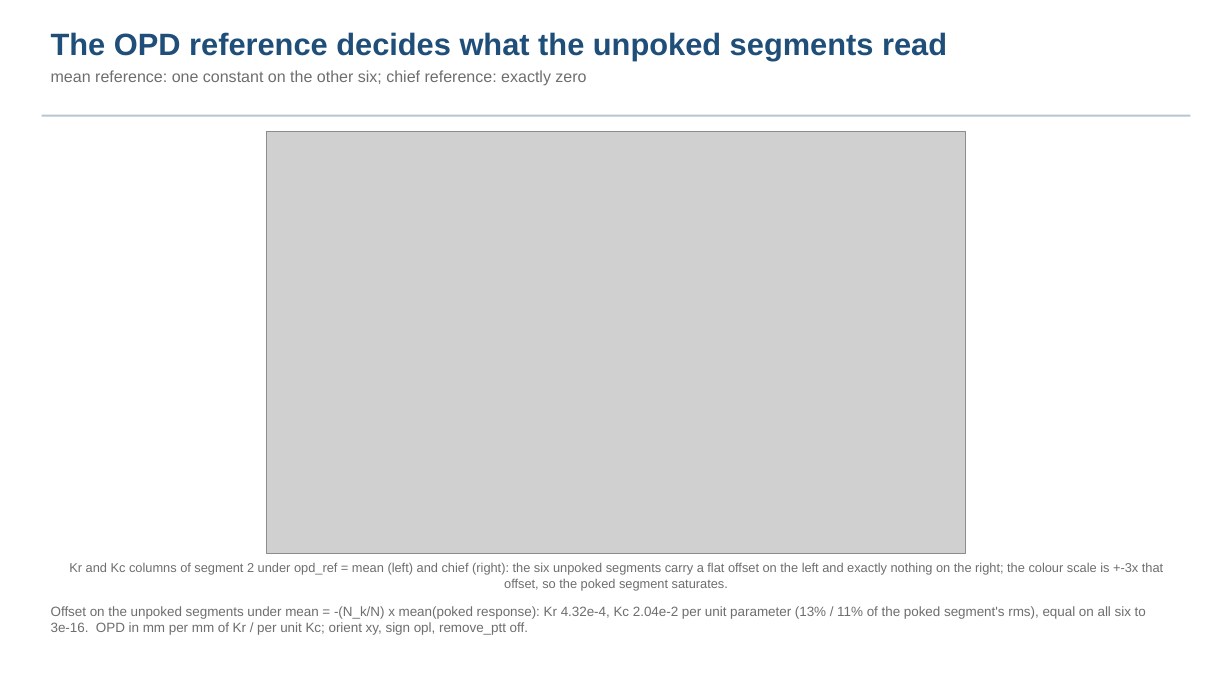
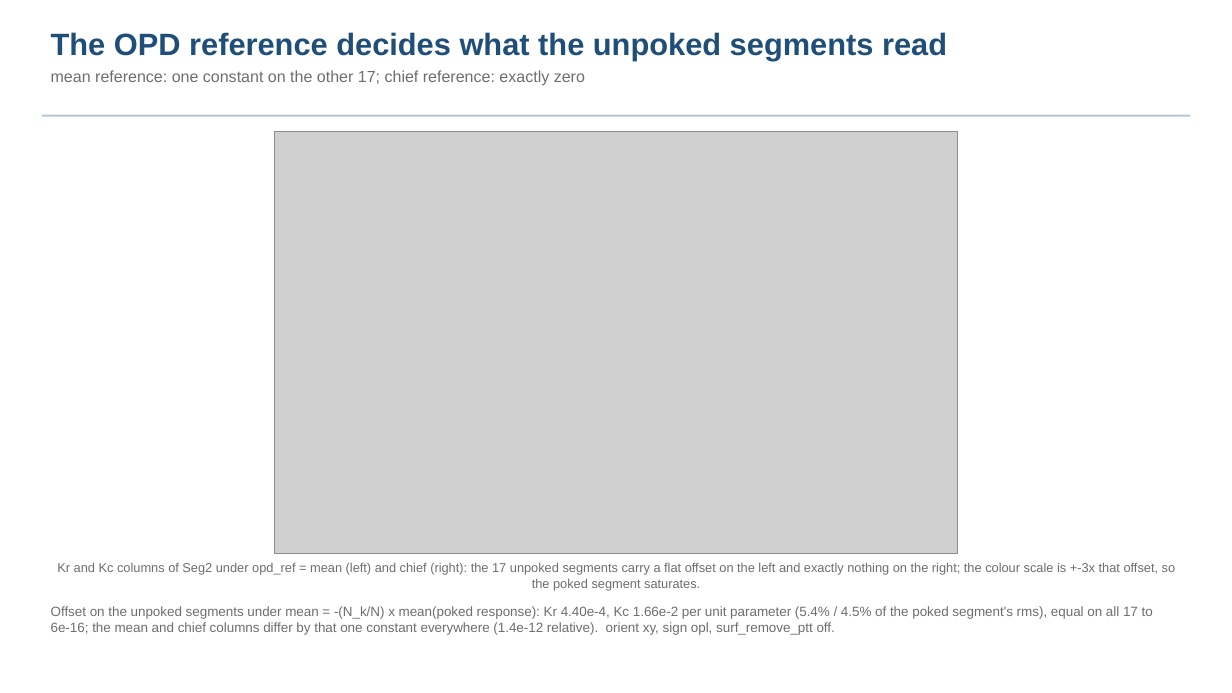
Before and after one commit to nasa-jpl/macos, a slide deck: slide 2 of demo_session/deck_dwdsurf_options.pptx. Drawn at 1232x693 pixels with LibreOffice and Linux fonts; fonts in the diff are those of the drawing; grey boxes stand for pictures. Boxes give left, top, right and bottom in pixels: in the first picture for what was removed or moved away, otherwise in the second. Text is boxed around its words. In the diff, an @@ line names an element or a change of style, - is before the commit and + after.

```diff
--- a/demo_session/deck_dwdsurf_options.pptx
+++ b/demo_session/deck_dwdsurf_options.pptx
@@ text at [51,70,585,86]: text changed @@
-mean reference: one constant on the other six; chief reference: exactly zero
+mean reference: one constant on the other 17; chief reference: exactly zero
@@ picture: place and size @@
-picture at [266,131,966,554]
+picture at [275,131,958,554]
@@ text at [57,562,1176,590]: text changed @@
-Kr and Kc columns of segment 2 under opd_ref = mean (left) and chief (right): the six unpoked segments carry a flat offset on the left and exactly nothing on the right; the colour scale is +-3x that offset, so the poked segment saturates.
+Kr and Kc columns of Seg2 under opd_ref = mean (left) and chief (right): the 17 unpoked segments carry a flat offset on the left and exactly nothing on the right; the colour scale is +-3x that offset, so the poked segment saturates.
@@ text at [51,606,1153,635]: text changed @@
-Offset on the unpoked segments under mean = -(N_k/N) x mean(poked response): Kr 4.32e-4, Kc 2.04e-2 per unit parameter (13% / 11% of the poked segment's rms), equal on all six to 3e-16. OPD in mm per mm of Kr / per unit Kc; orient xy, sign opl, remove_ptt off.
+Offset on the unpoked segments under mean = -(N_k/N) x mean(poked response): Kr 4.40e-4, Kc 1.66e-2 per unit parameter (5.4% / 4.5% of the poked segment's rms), equal on all 17 to 6e-16; the mean and chief columns differ by that one constant everywhere (1.4e-12 relative). orient xy, sign opl, surf_remove_ptt off.
```
Also in this commit, not shown: 4 other slides changed, 8 other files.
